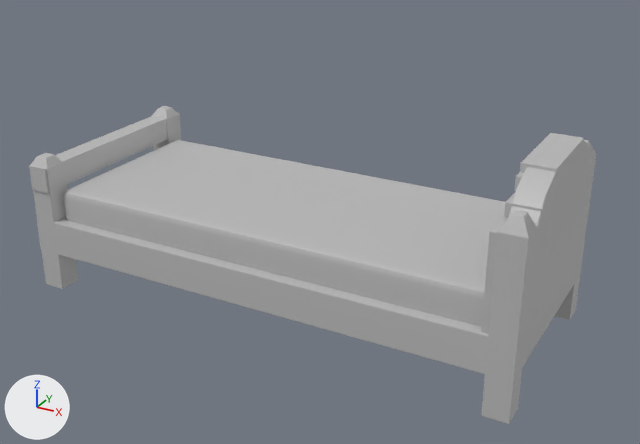
One commit to the FBX model tidyingup/Assets/FBX Models/bed.fbx: the scene before it, then after it.
The view is the same before and after, from a 50 mm lens placed at (0.0659, -0.1142, 0.0671), pointed at (0.0041, -0.0018, 0.0109). The axes (+X, +Y, +Z) are drawn at lower left. The lights are the same throughout. Objects named as collision shapes, trigger or cutter boxes, shadow casters or lower levels of detail are left out. Where no turn or scale is listed for an object, it has been applied to the vertices.

Objects in the first picture: 'bed', 'end', 'main_bed_headboard', 'main_bed_headboard1', 'main_bed_headboard3'.
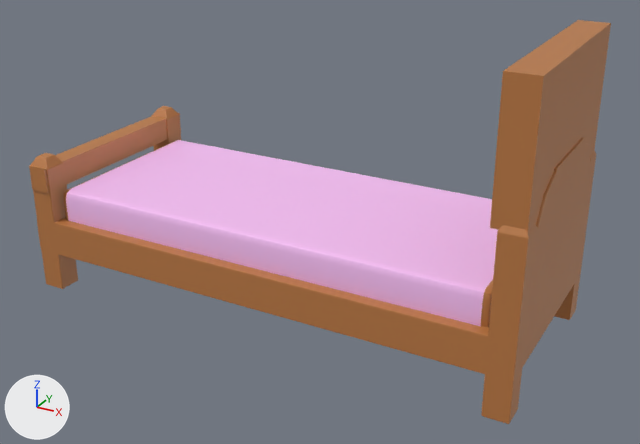
Where the change shows, as pixel boxes (x1, y1, x2, y2) in the pictures (640 x 444 px):
'bed', recoloured
    both: (31, 106, 596, 424)
'main_bed_headboard1', recoloured, moved, rescaled
    before: (504, 151, 590, 217)
    after: (490, 20, 611, 232)
'end', recoloured
    both: (29, 113, 181, 193)
'main_bed_headboard3', recoloured
    both: (520, 133, 584, 173)
'main_bed_headboard', recoloured
    both: (481, 216, 508, 334)
'main_bed_headboard2', recoloured
    both: (514, 172, 524, 191)

What changed in the scene script:
```text
Change mat_lambert1:
    mat_lambert1.base_color: (0.5, 0.5, 0.5) -> (0.5, 0.194, 0.0575)  # grey #bcbcbc -> orange #bc7a44
Change mat_lambert2:
    mat_lambert2.base_color: (0.5, 0.5, 0.5) -> (0.957, 0.54, 0.941)  # grey #bcbcbc -> pink #fac2f8
Change ob_main_bed_headboard1:
    ob_main_bed_headboard1.location: (4.156, 1.177, 0.0) -> (4.128, 2.075, 0.0)
    ob_main_bed_headboard1.scale: (1.0, 0.196, 2.49) -> (1.0, 1.95, 3.42)
```
